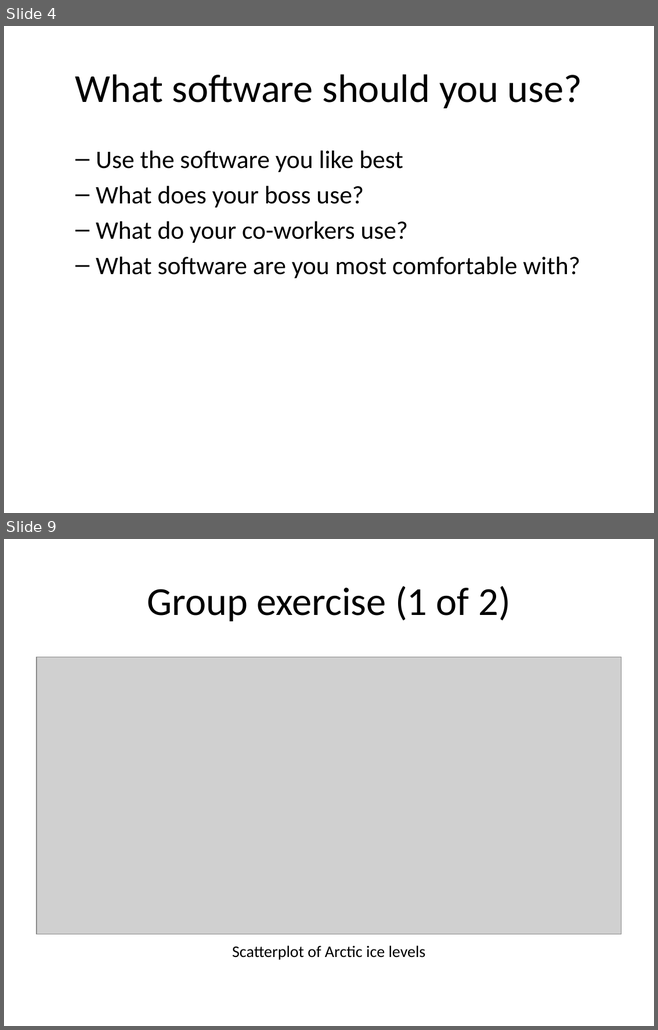
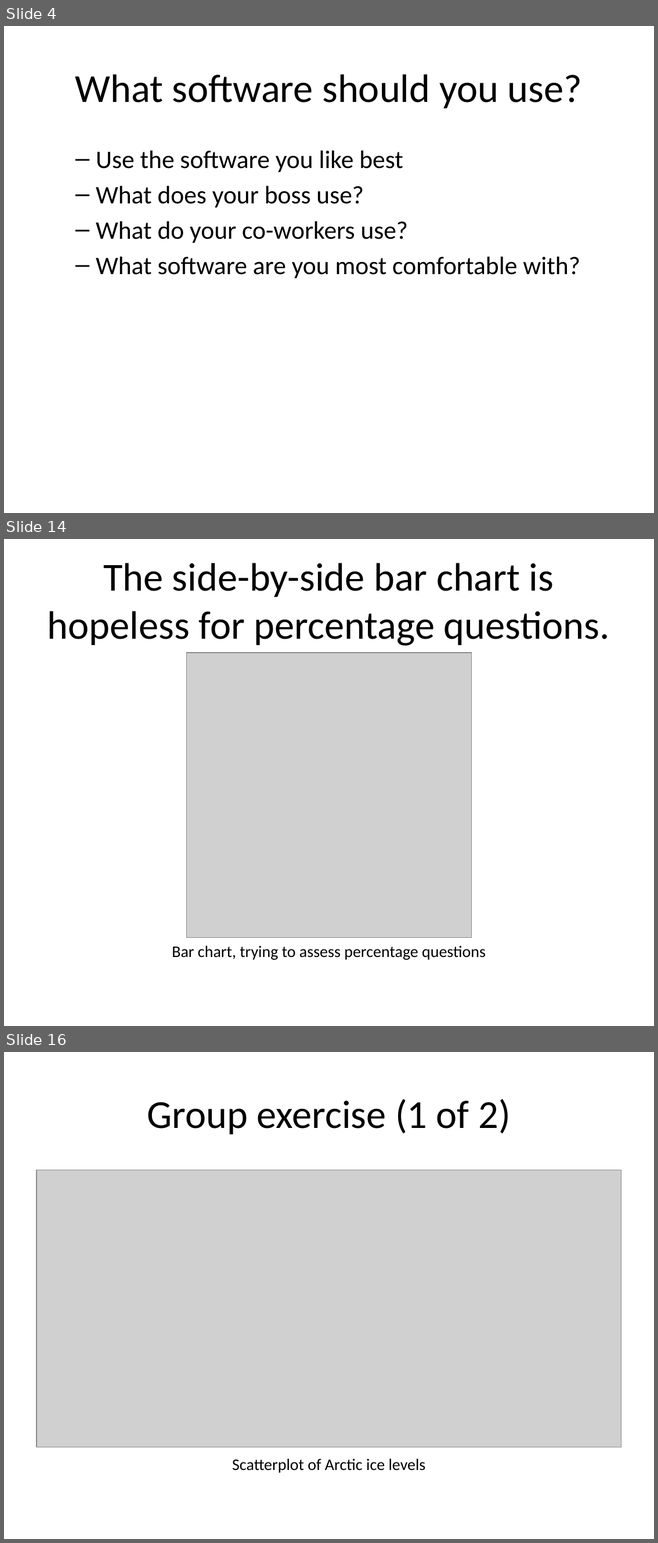
Before and after one commit to pmean/data-visualization, a slide deck: data-viz-01/src/v01-main-scatterplots.pptx. Shown one above the other, each under a label of ours: slides 4 and 9 before the commit, slides 4, 14 and 16 after it; the slides between them are not shown. The pictures are 658x1030 and 658x1543 pixels, drawn with LibreOffice and Linux fonts; fonts in the diff are those of the drawing; grey boxes stand for pictures. Boxes give left, top, right and bottom in pixels: in the first picture for what was removed or moved away, otherwise in the second. Text is boxed around its words. In the diff, an @@ line names an element or a change of style, - is before the commit and + after.

```diff
--- a/data-viz-01/src/v01-main-scatterplots.pptx
+++ b/data-viz-01/src/v01-main-scatterplots.pptx
@@ slide 14 added at (x1=4, y1=539, x2=654, y2=1026), background #FFFFFF @@
@@ title added at (x1=48, y1=563, x2=610, y2=646), 44 pt, text #000000 @@
+The side-by-side bar chart is hopeless for percentage questions.
@@ picture added at (x1=187, y1=653, x2=471, y2=938) @@
@@ text added at (x1=172, y1=946, x2=485, y2=960), 18 pt, text #000000 @@
+Bar chart, trying to assess percentage questions
@@ what was slide 9 is now slide 16 @@
```
Also in this commit, not shown: 10 other slides added, 4 slides removed, 5 other files.
